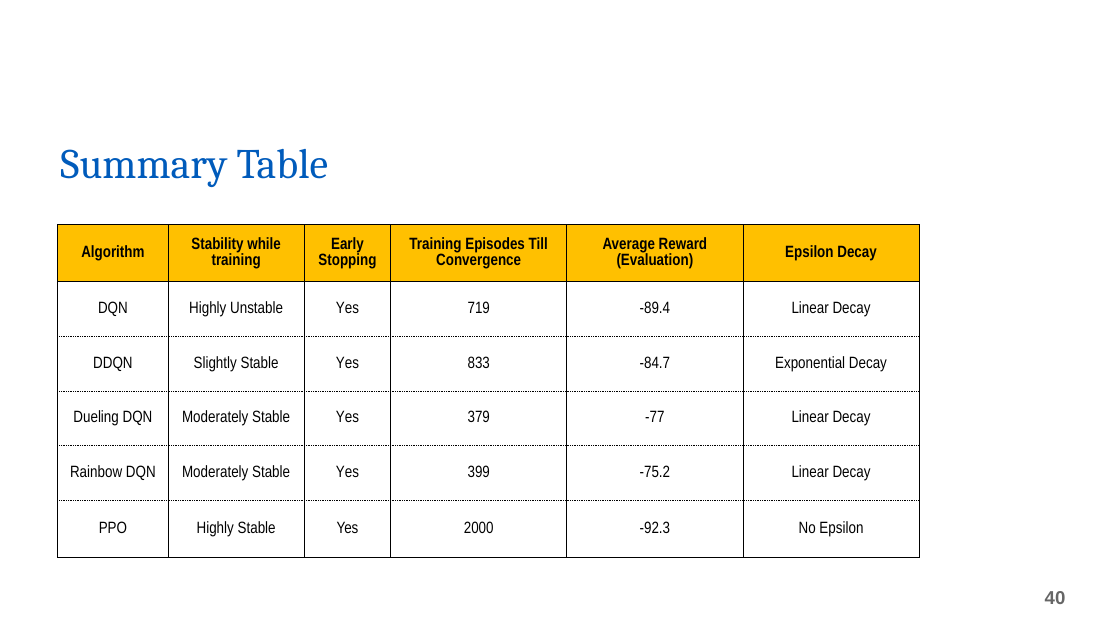
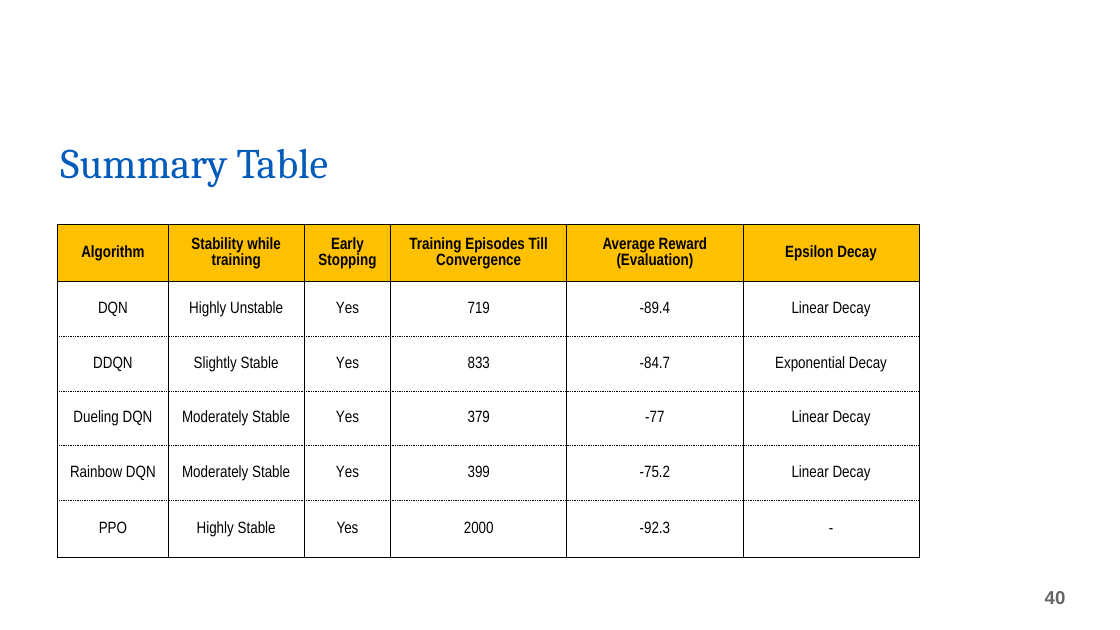
Before and after one commit to vivek-viswam-rv/rl-experiments, a slide deck: slide 40 of Final Project Presentation.pptx. Drawn at 1120x630 pixels with LibreOffice and Linux fonts; fonts in the diff are those of the drawing; background and template pictures are left out. Boxes give left, top, right and bottom in pixels: in the first picture for what was removed or moved away, otherwise in the second. Text is boxed around its words. In the diff, an @@ line names an element or a change of style, - is before the commit and + after.

```diff
--- a/Final Project Presentation.pptx
+++ b/Final Project Presentation.pptx
@@ table at (x1=744, y1=224, x2=920, y2=557) @@
-row 6, column 1: No Epsilon
+row 6, column 1: -
```
Also in this commit, not shown: 1 other slide changed.
